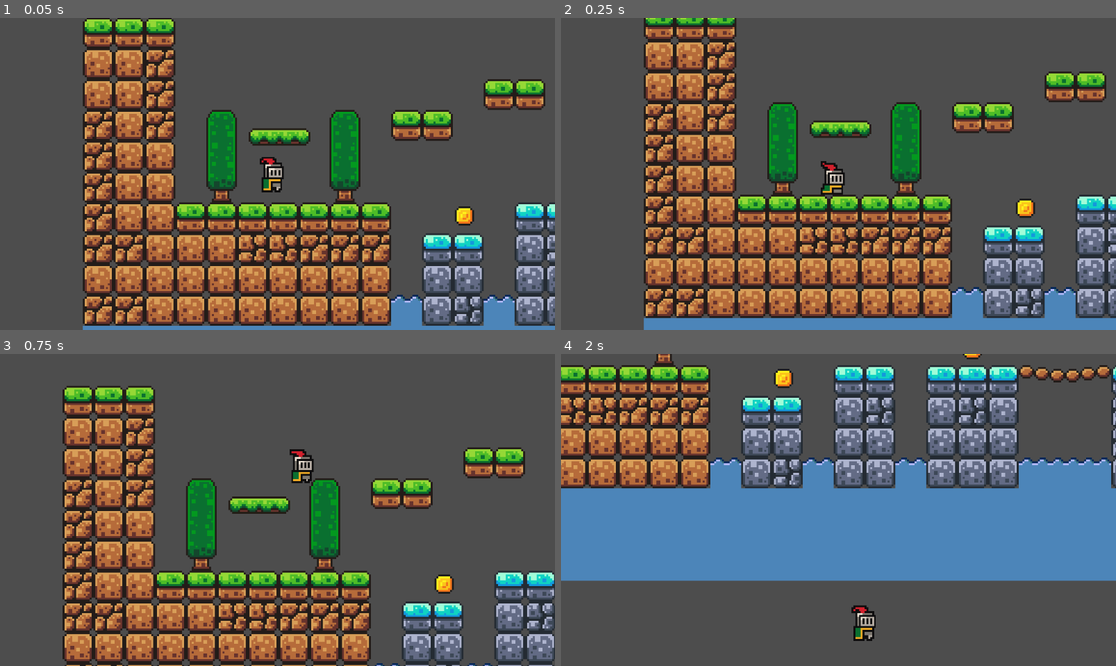
Above: before the commit, frames 1-4 (two rows, left to right).
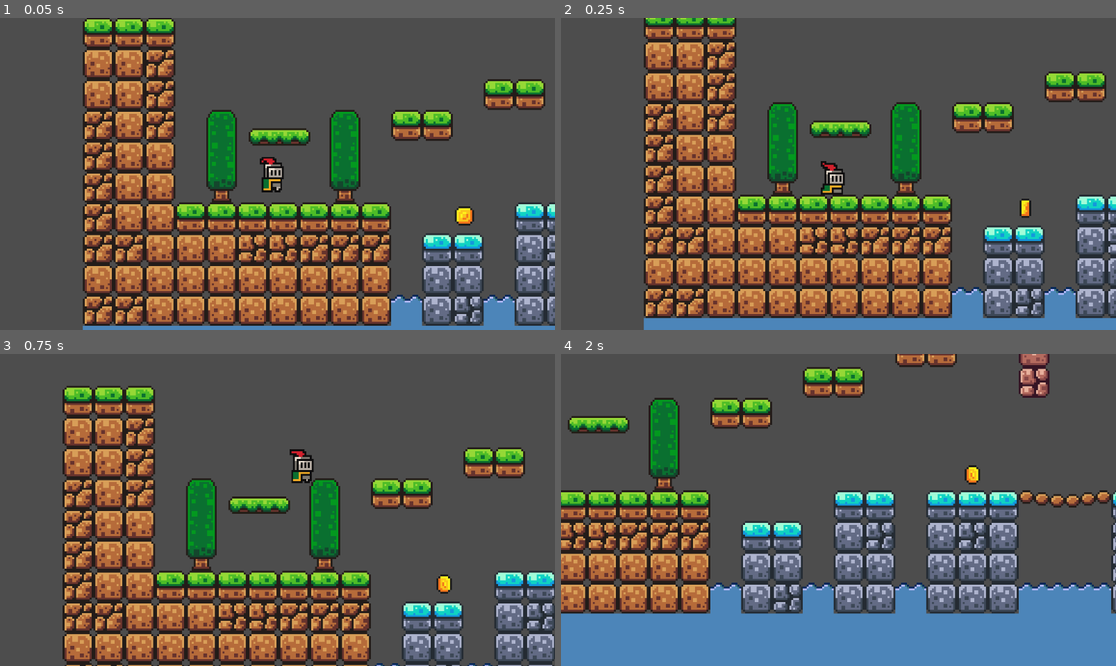
Above: after the commit, the same moments.

Repository: Tez-thecoder/The-Knight
Game: Godot game, scene res://scenes/game.tscn
Same seed, same stepped clock (60 frames per second), same inputs: the game is played once before the commit and once after it.
Inputs:
- Up to frame 1 (0.05 s): no input
- Up to frame 2 (0.25 s): no input
- Up to frame 3 (0.75 s): tap Enter (ui_accept) at 0.5 s; hold Right (ui_right) from 0.53 s (still down)
- Up to frame 4 (2 s): keep holding Right (ui_right); tap Enter (ui_accept) at 0.77, 1.52 s

Frame 1 is identical in both runs. In frame 2, 0.1% of the frame differs, in the area x 81-86%, y 57-65%; in frame 3, 0.1%; in frame 4, 84%, in the area x 0-100%, y 0-100%.

Commit message:
killzone

Diff:
--- /dev/null
+++ b/scenes/coin.gd
@@ -0,0 +1,8 @@
+extends Area2D
+
+
+
+
+func _on_body_entered(body):
+	print("+1 coin!")
+	queue_free()
--- a/scenes/coin.tscn
+++ b/scenes/coin.tscn
@@ -1,5 +1,6 @@
-[gd_scene load_steps=16 format=3 uid="uid://kgjpkf30ntvr"]
+[gd_scene load_steps=17 format=3 uid="uid://cdl8t8te2tn4x"]
 
+[ext_resource type="Script" path="res://scenes/coin.gd" id="1_7r060"]
 [ext_resource type="Texture2D" uid="uid://cac5xwvp3nlcc" path="res://assets/sprites/coin.png" id="1_660e8"]
 
 [sub_resource type="AtlasTexture" id="AtlasTexture_3kxp2"]
@@ -94,15 +95,20 @@
 "speed": 10.0
 }]
 
-[sub_resource type="CircleShape2D" id="CircleShape2D_qahu2"]
+[sub_resource type="CircleShape2D" id="CircleShape2D_gti0d"]
 radius = 5.0
 
-[node name="Coin" type="Node2D"]
+[node name="Coin" type="Area2D"]
+collision_mask = 2
+script = ExtResource("1_7r060")
 
-[node name="Coin" type="Area2D" parent="."]
+[node name="AnimatedSprite2D2" type="AnimatedSprite2D" parent="."]
+sprite_frames = SubResource("SpriteFrames_lend5")
+autoplay = "default"
+frame = 11
+frame_progress = 0.951057
 
-[node name="AnimatedSprite2D" type="AnimatedSprite2D" parent="Coin"]
-sprite_frames = SubResource("SpriteFrames_jdyfm")
+[node name="CollisionShape2D2" type="CollisionShape2D" parent="."]
+shape = SubResource("CircleShape2D_gti0d")
 
-[node name="CollisionShape2D" type="CollisionShape2D" parent="Coin"]
-shape = SubResource("CircleShape2D_qahu2")
+[connection signal="body_entered" from="." to="." method="_on_body_entered"]
--- a/scenes/game.tscn
+++ b/scenes/game.tscn
@@ -1,9 +1,10 @@
-[gd_scene load_steps=10 format=3 uid="uid://ce50twk6tkma4"]
+[gd_scene load_steps=12 format=3 uid="uid://ce50twk6tkma4"]
 
 [ext_resource type="PackedScene" uid="uid://dqmuacqatuag0" path="res://scenes/player.tscn" id="1_nh68j"]
 [ext_resource type="Texture2D" uid="uid://cf17ip45sn0df" path="res://assets/sprites/world_tileset.png" id="2_3hlj7"]
 [ext_resource type="PackedScene" uid="uid://ccxlvlnex0f1i" path="res://scenes/platform.tscn" id="3_yqqjf"]
-[ext_resource type="PackedScene" uid="uid://kgjpkf30ntvr" path="res://scenes/coin.tscn" id="4_iwvm2"]
+[ext_resource type="PackedScene" uid="uid://cdl8t8te2tn4x" path="res://scenes/coin.tscn" id="4_iwvm2"]
+[ext_resource type="PackedScene" uid="uid://2shkap5wwmfy" path="res://scenes/killzone.tscn" id="5_33wob"]
 
 [sub_resource type="TileSetAtlasSource" id="TileSetAtlasSource_w0rws"]
 texture = ExtResource("2_3hlj7")
@@ -457,6 +458,8 @@
 "move": SubResource("Animation_cquq7")
 }
 
+[sub_resource type="WorldBoundaryShape2D" id="WorldBoundaryShape2D_wpy5c"]
+
 [node name="Game" type="Node2D"]
 position = Vector2(80, 40)
 
@@ -472,6 +475,8 @@
 [node name="Camera2D" type="Camera2D" parent="Player"]
 position = Vector2(4, -8)
 zoom = Vector2(4, 4)
+limit_bottom = 116
+limit_smoothed = true
 position_smoothing_enabled = true
 
 [node name="Platform" parent="." instance=ExtResource("3_yqqjf")]
@@ -533,3 +538,9 @@
 
 [node name="Coin16" parent="." instance=ExtResource("4_iwvm2")]
 position = Vector2(1398, -61)
+
+[node name="Killzone" parent="." instance=ExtResource("5_33wob")]
+position = Vector2(-44, 66)
+
+[node name="CollisionShape2D" type="CollisionShape2D" parent="Killzone"]
+shape = SubResource("WorldBoundaryShape2D_wpy5c")
--- /dev/null
+++ b/scenes/killzone.tscn
@@ -0,0 +1,4 @@
+[gd_scene format=3 uid="uid://2shkap5wwmfy"]
+
+[node name="Killzone" type="Area2D"]
+collision_mask = 2
--- a/scenes/player.tscn
+++ b/scenes/player.tscn
@@ -43,6 +43,7 @@
 radius = 5.0
 
 [node name="Player" type="CharacterBody2D"]
+collision_layer = 2
 script = ExtResource("1_0iug3")
 
 [node name="AnimatedSprite2D" type="AnimatedSprite2D" parent="."]
Not shown: 1 places in scenes/coin.tscn that only renumber resources
